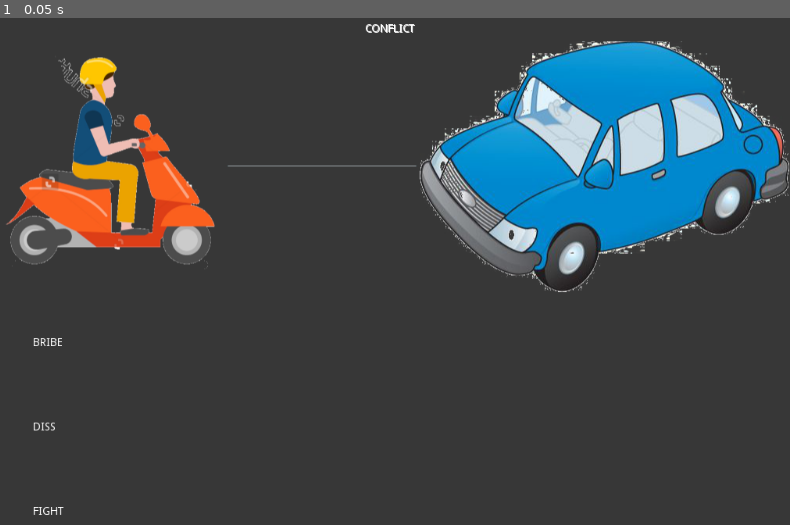
Above: before the commit, frame 1.
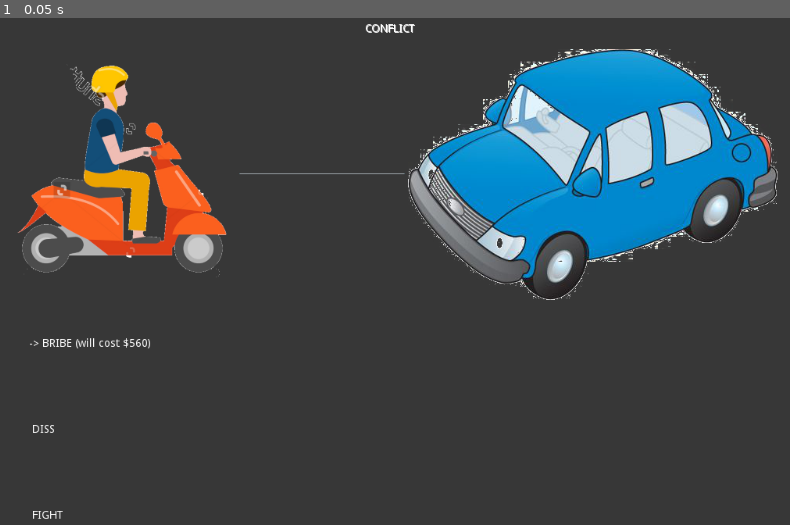
Above: after the commit, the same moment.

Repository: Anatolij-Grigorjev/MopedRebel
Game: Godot game, scene res://conflict/conflict_root.tscn
Same seed, same stepped clock (60 frames per second), same inputs: the game is played once before the commit and once after it. The project has no main scene, so this scene is started directly.
Inputs:
- Up to frame 1 (0.05 s): no input

The runs differ from the first frame. In frame 1, 13% of the frame differs, in the area x 0-100%, y 4-99%.

Commit message:
add functionality to conflict GUI screen, add conflict parameters

Diff:
--- a/game/conflict/conflict_root.tscn
+++ b/game/conflict/conflict_root.tscn
@@ -1,7 +1,8 @@
-[gd_scene load_steps=3 format=2]
+[gd_scene load_steps=4 format=2]
 
 [ext_resource path="res://conflict/conflict_moped_portrait.png" type="Texture" id=1]
 [ext_resource path="res://conflict/conflict_car_portrait.png" type="Texture" id=2]
+[ext_resource path="res://conflict/selection_options.gd" type="Script" id=3]
 
 [node name="conflict_root" type="MarginContainer" index="0"]
 
@@ -80,7 +81,7 @@
 max_lines_visible = -1
 _sections_unfolded = [ "Anchor", "Focus", "Grow Direction", "Hint", "Margin", "Mouse", "Rect", "Size Flags", "custom_colors" ]
 
-[node name="chars_outer_container" type="HBoxContainer" parent="outer_container" index="1"]
+[node name="chars_outer_container" type="MarginContainer" parent="outer_container" index="1"]
 
 editor/display_folded = true
 anchor_left = 0.0
@@ -89,15 +90,18 @@
 anchor_bottom = 0.0
 margin_top = 103.0
 margin_right = 1024.0
-margin_bottom = 433.0
-rect_pivot_offset = Vector2( 0, 0 )
-rect_clip_content = false
-mouse_filter = 1
-mouse_default_cursor_shape = 0
-size_flags_horizontal = 1
-size_flags_vertical = 3
-alignment = 0
-_sections_unfolded = [ "Rect", "Size Flags" ]
+margin_bottom = 439.0
+rect_pivot_offset = Vector2( 0, 0 )
+rect_clip_content = false
+mouse_filter = 0
+mouse_default_cursor_shape = 0
+size_flags_horizontal = 1
+size_flags_vertical = 3
+custom_constants/margin_right = 15
+custom_constants/margin_top = 15
+custom_constants/margin_left = 15
+custom_constants/margin_bottom = 0
+_sections_unfolded = [ "Rect", "Size Flags", "custom_constants" ]
 
 [node name="pictures_container" type="HBoxContainer" parent="outer_container/chars_outer_container" index="0"]
 
@@ -105,8 +109,10 @@
 anchor_top = 0.0
 anchor_right = 0.0
 anchor_bottom = 0.0
-margin_right = 1024.0
-margin_bottom = 330.0
+margin_left = 15.0
+margin_top = 15.0
+margin_right = 1009.0
+margin_bottom = 336.0
 rect_pivot_offset = Vector2( 0, 0 )
 rect_clip_content = false
 mouse_filter = 1
@@ -123,7 +129,7 @@
 anchor_right = 0.0
 anchor_bottom = 0.0
 margin_right = 300.0
-margin_bottom = 330.0
+margin_bottom = 321.0
 rect_pivot_offset = Vector2( 0, 0 )
 rect_clip_content = false
 mouse_filter = 1
@@ -141,8 +147,8 @@
 anchor_right = 0.0
 anchor_bottom = 0.0
 margin_left = 304.0
-margin_right = 546.0
-margin_bottom = 330.0
+margin_right = 516.0
+margin_bottom = 321.0
 rect_pivot_offset = Vector2( 0, 0 )
 rect_clip_content = false
 mouse_filter = 0
@@ -157,9 +163,9 @@
 anchor_top = 0.0
 anchor_right = 0.0
 anchor_bottom = 0.0
-margin_left = 550.0
-margin_right = 1024.0
-margin_bottom = 330.0
+margin_left = 520.0
+margin_right = 994.0
+margin_bottom = 321.0
 rect_pivot_offset = Vector2( 0, 0 )
 rect_clip_content = false
 mouse_filter = 1
@@ -170,55 +176,33 @@
 stretch_mode = 4
 _sections_unfolded = [ "Size Flags" ]
 
-[node name="selection_bg_container" type="MarginContainer" parent="outer_container" index="2"]
-
-anchor_left = 0.0
-anchor_top = 0.0
-anchor_right = 0.0
-anchor_bottom = 0.0
-margin_top = 437.0
+[node name="selection_bg" type="MarginContainer" parent="outer_container" index="2"]
+
+anchor_left = 0.0
+anchor_top = 0.0
+anchor_right = 0.0
+anchor_bottom = 0.0
+margin_top = 443.0
 margin_right = 1024.0
 margin_bottom = 768.0
 rect_pivot_offset = Vector2( 0, 0 )
 rect_clip_content = false
 mouse_filter = 0
 mouse_default_cursor_shape = 0
-size_flags_horizontal = 1
-size_flags_vertical = 3
-custom_constants/margin_right = 5
-custom_constants/margin_top = 5
-custom_constants/margin_left = 5
-custom_constants/margin_bottom = 5
-_sections_unfolded = [ "Size Flags", "custom_constants" ]
-
-[node name="selection_bg" type="MarginContainer" parent="outer_container/selection_bg_container" index="0"]
-
-anchor_left = 0.0
-anchor_top = 0.0
-anchor_right = 0.0
-anchor_bottom = 0.0
-margin_left = 5.0
-margin_top = 5.0
-margin_right = 1019.0
-margin_bottom = 326.0
-rect_pivot_offset = Vector2( 0, 0 )
-rect_clip_content = false
-mouse_filter = 0
-mouse_default_cursor_shape = 0
 size_flags_horizontal = 3
 size_flags_vertical = 3
 custom_constants/margin_left = 50
-_sections_unfolded = [ "Size Flags", "custom_constants" ]
-
-[node name="selection_options" type="VBoxContainer" parent="outer_container/selection_bg_container/selection_bg" index="0"]
+_sections_unfolded = [ "Size Flags", "Theme", "custom_constants" ]
+
+[node name="selection_options" type="VBoxContainer" parent="outer_container/selection_bg" index="0"]
 
 anchor_left = 0.0
 anchor_top = 0.0
 anchor_right = 0.0
 anchor_bottom = 0.0
 margin_left = 50.0
-margin_right = 1014.0
-margin_bottom = 321.0
+margin_right = 1024.0
+margin_bottom = 325.0
 rect_pivot_offset = Vector2( 0, 0 )
 rect_clip_content = false
 mouse_filter = 1
@@ -226,17 +210,17 @@
 size_flags_horizontal = 3
 size_flags_vertical = 3
 alignment = 1
+script = ExtResource( 3 )
 _sections_unfolded = [ "Grow Direction", "Margin", "Size Flags" ]
 
-[node name="option_bribe" type="HBoxContainer" parent="outer_container/selection_bg_container/selection_bg/selection_options" index="0"]
-
-editor/display_folded = true
-anchor_left = 0.0
-anchor_top = 0.0
-anchor_right = 0.0
-anchor_bottom = 0.0
-margin_right = 964.0
-margin_bottom = 104.0
+[node name="option_bribe" type="HBoxContainer" parent="outer_container/selection_bg/selection_options" index="0"]
+
+anchor_left = 0.0
+anchor_top = 0.0
+anchor_right = 0.0
+anchor_bottom = 0.0
+margin_right = 974.0
+margin_bottom = 105.0
 rect_pivot_offset = Vector2( 0, 0 )
 rect_clip_content = false
 mouse_filter = 1
@@ -246,14 +230,36 @@
 alignment = 0
 _sections_unfolded = [ "Size Flags" ]
 
-[node name="bribe_label" type="Label" parent="outer_container/selection_bg_container/selection_bg/selection_options/option_bribe" index="0"]
+[node name="selection_arrow" type="Label" parent="outer_container/selection_bg/selection_options/option_bribe" index="0"]
 
 anchor_left = 0.0
 anchor_top = 0.0
 anchor_right = 0.0
 anchor_bottom = 0.0
 margin_top = 45.0
-margin_right = 38.0
+margin_bottom = 59.0
+rect_pivot_offset = Vector2( 0, 0 )
+rect_clip_content = false
+mouse_filter = 2
+mouse_default_cursor_shape = 0
+size_flags_horizontal = 1
+size_flags_vertical = 4
+align = 2
+valign = 1
+uppercase = true
+percent_visible = 1.0
+lines_skipped = 0
+max_lines_visible = -1
+
+[node name="text_label" type="Label" parent="outer_container/selection_bg/selection_options/option_bribe" index="1"]
+
+anchor_left = 0.0
+anchor_top = 0.0
+anchor_right = 0.0
+anchor_bottom = 0.0
+margin_left = 4.0
+margin_top = 45.0
+margin_right = 42.0
 margin_bottom = 59.0
 rect_pivot_offset = Vector2( 0, 0 )
 rect_clip_content = false
@@ -264,38 +270,58 @@
 text = "BRIBE"
 align = 1
 valign = 1
+percent_visible = 1.0
+lines_skipped = 0
+max_lines_visible = -1
+
+[node name="option_diss" type="HBoxContainer" parent="outer_container/selection_bg/selection_options" index="1"]
+
+anchor_left = 0.0
+anchor_top = 0.0
+anchor_right = 0.0
+anchor_bottom = 0.0
+margin_top = 109.0
+margin_right = 974.0
+margin_bottom = 214.0
+rect_pivot_offset = Vector2( 0, 0 )
+rect_clip_content = false
+mouse_filter = 1
+mouse_default_cursor_shape = 0
+size_flags_horizontal = 3
+size_flags_vertical = 3
+alignment = 0
+_sections_unfolded = [ "Size Flags" ]
+
+[node name="selection_arrow" type="Label" parent="outer_container/selection_bg/selection_options/option_diss" index="0"]
+
+anchor_left = 0.0
+anchor_top = 0.0
+anchor_right = 0.0
+anchor_bottom = 0.0
+margin_top = 45.0
+margin_bottom = 59.0
+rect_pivot_offset = Vector2( 0, 0 )
+rect_clip_content = false
+mouse_filter = 2
+mouse_default_cursor_shape = 0
+size_flags_horizontal = 1
+size_flags_vertical = 4
+align = 2
+valign = 1
 uppercase = true
 percent_visible = 1.0
 lines_skipped = 0
 max_lines_visible = -1
 
-[node name="option_diss" type="HBoxContainer" parent="outer_container/selection_bg_container/selection_bg/selection_options" index="1"]
-
-editor/display_folded = true
-anchor_left = 0.0
-anchor_top = 0.0
-anchor_right = 0.0
-anchor_bottom = 0.0
-margin_top = 108.0
-margin_right = 964.0
-margin_bottom = 212.0
-rect_pivot_offset = Vector2( 0, 0 )
-rect_clip_content = false
-mouse_filter = 1
-mouse_default_cursor_shape = 0
-size_flags_horizontal = 3
-size_flags_vertical = 3
-alignment = 0
-_sections_unfolded = [ "Size Flags" ]
-
-[node name="diss_label" type="Label" parent="outer_container/selection_bg_container/selection_bg/selection_options/option_diss" index="0"]
-
-anchor_left = 0.0
-anchor_top = 0.0
-anchor_right = 0.0
-anchor_bottom = 0.0
+[node name="text_label" type="Label" parent="outer_container/selection_bg/selection_options/option_diss" index="1"]
+
+anchor_left = 0.0
+anchor_top = 0.0
+anchor_right = 0.0
+anchor_bottom = 0.0
+margin_left = 4.0
 margin_top = 45.0
-margin_right = 29.0
+margin_right = 33.0
 margin_bottom = 59.0
 rect_pivot_offset = Vector2( 0, 0 )
 rect_clip_content = false
@@ -306,39 +332,59 @@
 text = "DISS"
 align = 1
 valign = 1
+percent_visible = 1.0
+lines_skipped = 0
+max_lines_visible = -1
+
+[node name="option_fight" type="HBoxContainer" parent="outer_container/selection_bg/selection_options" index="2"]
+
+anchor_left = 0.0
+anchor_top = 0.0
+anchor_right = 0.0
+anchor_bottom = 0.0
+margin_top = 218.0
+margin_right = 974.0
+margin_bottom = 325.0
+rect_pivot_offset = Vector2( 0, 0 )
+rect_clip_content = false
+mouse_filter = 1
+mouse_default_cursor_shape = 0
+size_flags_horizontal = 3
+size_flags_vertical = 3
+alignment = 0
+_sections_unfolded = [ "Size Flags" ]
+
+[node name="selection_arrow" type="Label" parent="outer_container/selection_bg/selection_options/option_fight" index="0"]
+
+anchor_left = 0.0
+anchor_top = 0.0
+anchor_right = 0.0
+anchor_bottom = 0.0
+margin_top = 46.0
+margin_bottom = 60.0
+rect_pivot_offset = Vector2( 0, 0 )
+rect_clip_content = false
+mouse_filter = 2
+mouse_default_cursor_shape = 0
+size_flags_horizontal = 1
+size_flags_vertical = 4
+align = 2
+valign = 1
 uppercase = true
 percent_visible = 1.0
 lines_skipped = 0
 max_lines_visible = -1
 
-[node name="option_fight" type="HBoxContainer" parent="outer_container/selection_bg_container/selection_bg/selection_options" index="2"]
-
-editor/display_folded = true
-anchor_left = 0.0
-anchor_top = 0.0
-anchor_right = 0.0
-anchor_bottom = 0.0
-margin_top = 216.0
-margin_right = 964.0
-margin_bottom = 321.0
-rect_pivot_offset = Vector2( 0, 0 )
-rect_clip_content = false
-mouse_filter = 1
-mouse_default_cursor_shape = 0
-size_flags_horizontal = 3
-size_flags_vertical = 3
-alignment = 0
-_sections_unfolded = [ "Size Flags" ]
-
-[node name="fight_label" type="Label" parent="outer_container/selection_bg_container/selection_bg/selection_options/option_fight" index="0"]
-
-anchor_left = 0.0
-anchor_top = 0.0
-anchor_right = 0.0
-anchor_bottom = 0.0
-margin_top = 45.0
-margin_right = 39.0
-margin_bottom = 59.0
+[node name="text_label" type="Label" parent="outer_container/selection_bg/selection_options/option_fight" index="1"]
+
+anchor_left = 0.0
+anchor_top = 0.0
+anchor_right = 0.0
+anchor_bottom = 0.0
+margin_left = 4.0
+margin_top = 46.0
+margin_right = 43.0
+margin_bottom = 60.0
 rect_pivot_offset = Vector2( 0, 0 )
 rect_clip_content = false
 mouse_filter = 2
@@ -348,7 +394,6 @@
 text = "FIGHT"
 align = 1
 valign = 1
-uppercase = true
-percent_visible = 1.0
-lines_skipped = 0
-max_lines_visible = -1
+percent_visible = 1.0
+lines_skipped = 0
+max_lines_visible = -1
--- /dev/null
+++ b/game/conflict/selection_options.gd
@@ -0,0 +1,73 @@
+extends VBoxContainer
+
+var option_containers = []
+var option_normal_text = []
+var option_selected_detail_text = []
+
+var option_selected_detail_templates = [
+	"will cost $%s",
+	"have at least %s SC points",
+	"enemy toughness rating: %s"
+]
+
+var curr_selection_idx = 0
+
+
+
+func _ready():
+	init_options_containers_data()
+	init_conflict_detail_params(560, 277, 'WHIMP')
+	mark_selected_option()
+
+func init_options_containers_data():
+	option_containers = [
+		$option_bribe,
+		$option_diss,
+		$option_fight
+	]
+	for container in option_containers:
+		var normal_text = container.get_node('text_label').text
+		option_normal_text.append(normal_text)
+
+
+func init_conflict_detail_params(req_money, req_sc, enemy_rating):
+	var detail_param = [req_money, req_sc, enemy_rating]
+	for idx in range(0, option_selected_detail_templates.size()):
+		var detail_template = option_selected_detail_templates[idx]
+		var detail_text = detail_template % detail_param[idx]
+		option_selected_detail_text.append(detail_text)
+
+
+func mark_selected_option():
+	clear_selection()
+	correct_selection_idx()
+	var label_node = option_containers[curr_selection_idx].get_node('selection_arrow')
+	label_node.text = C.GUI_SELECTED_OPT_MARKER
+	var text_node = option_containers[curr_selection_idx].get_node('text_label')
+	var normal_text = option_normal_text[curr_selection_idx]
+	var detail_text = option_selected_detail_text[curr_selection_idx]
+	text_node.text = "%s (%s)" % [normal_text, detail_text]
+
+func correct_selection_idx():
+	curr_selection_idx = curr_selection_idx % option_containers.size()
+
+func clear_selection():
+	for idx in range(0, option_containers.size()):
+		var container_node = option_containers[idx]
+		container_node.get_node('selection_arrow').text = ''
+		container_node.get_node('text_label').text = option_normal_text[idx]
+
+
+func _physics_process(delta):
+
+	var input_happened = false
+
+	if (Input.is_action_just_released('walk_down')):
+		curr_selection_idx += 1
+		input_happened = true
+	if (Input.is_action_just_released('walk_up')):
+		curr_selection_idx -= 1
+		input_happened = true
+
+	if (input_happened):
+		mark_selected_option()
--- a/game/globals/global_constants.gd
+++ b/game/globals/global_constants.gd
@@ -5,6 +5,8 @@
 const GRAVITY = 98.5
 #lowest in-game point
 const MAX_WORLD_Y = 100000
+
+const GUI_SELECTED_OPT_MARKER = "->"
 
 ## LAYERS
 const LAYERS_SIDEWALK = 0
